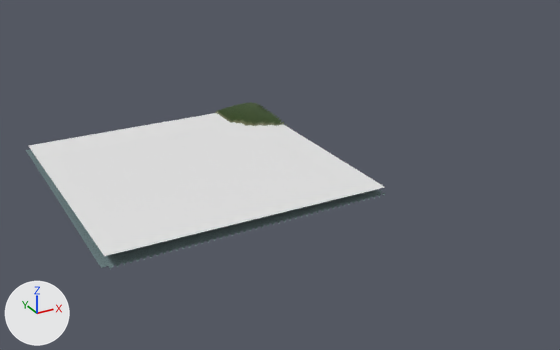
An edit to the glTF model eloria-assets/maps/continent-v2/suncoil/client/chunks/13_13/world.glb, drawn before and after from the same camera.
Before and after are seen from a camera (50 mm lens) standing at (182.5, -576.7, 107.8) and looking at (312.4, -340.6, -10.3). The lights are fixed; the arrows at lower left show +X, +Y and +Z. The older version comes first. Where no turn or scale is listed for an object, it has been applied to the vertices. Vertices at exactly the same position are counted once.

Objects in the first picture: 'AuthoredGround_suncoilBase_suncoil_13_13', 'Terrain_suncoil_13_13', 'Water_suncoil_13_13'.
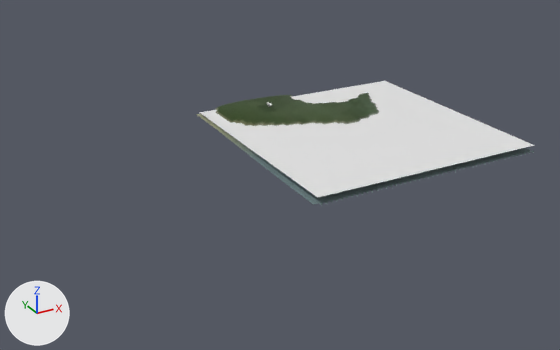
The change, as a diff of the scene's bpy script:
```diff
--- a/eloria-assets/maps/continent-v2/suncoil/client/chunks/13_13/world.glb.py
+++ b/eloria-assets/maps/continent-v2/suncoil/client/chunks/13_13/world.glb.py
@@ me_terrain_suncoil_13_13 @@
 # used by ob_terrain_suncoil_13_13; location = (-3631.0, 7961.0, 0.0)
-me_terrain_suncoil_13_13.from_pydata(...)  # 2401 vertices, 4608 faces; spans x 3861.0..3957.0, y -8347.0..-8251.0, z -4.0..2.3
+me_terrain_suncoil_13_13.from_pydata(...)  # 2401 vertices, 4608 faces; spans x 3933.0..4029.0, y -8343.0..-8247.0, z -2.7..2.3
+# me_terrain_suncoil_13_13 part 1: 2401 of 2401 vertices moved; they spanned x 3861.0..3957.0, y -8347.0..-8251.0, z -4.0..2.3 and now span x 3933.0..4029.0, y -8343.0..-8247.0, z -2.7..2.3; mean shift (72.0, 4.0, 1.1)
 me_terrain_suncoil_13_13.materials.append(mat_continental_ground)
@@ me_water_suncoil_13_13 @@
 # used by ob_water_suncoil_13_13; location = (-3631.0, 7961.0, 0.0)
-me_water_suncoil_13_13.from_pydata(...)  # 4 vertices, 2 faces; spans x 3862.0..3958.0, y -8348.0..-8252.0, z 0.0
+me_water_suncoil_13_13.from_pydata(...)  # 4 vertices, 2 faces; spans x 3934.0..4030.0, y -8344.0..-8248.0, z 0.0
+# me_water_suncoil_13_13 part 2: the whole mesh is moved by (72.0, 4.0, 0.0)
 me_water_suncoil_13_13.materials.append(mat_water_sea)
@@ me_authoredground_suncoilbase_suncoil_13_13 @@
 # used by ob_authoredground_suncoilbase_suncoil_13_13; location = (-3631.0, 7961.0, 0.0)
-me_authoredground_suncoilbase_suncoil_13_13.from_pydata(...)  # 2496 vertices, 4608 faces; spans x 3861.0..3959.0, y -8349.0..-8251.0, z -4.0..2.3
+me_authoredground_suncoilbase_suncoil_13_13.from_pydata(...)  # 2496 vertices, 4608 faces; spans x 3933.0..4031.0, y -8345.0..-8247.0, z -2.8..2.3
+# me_authoredground_suncoilbase_suncoil_13_13 part 3: 2496 of 2496 vertices moved; they spanned x 3861.0..3959.0, y -8349.0..-8251.0, z -4.0..2.3 and now span x 3933.0..4031.0, y -8345.0..-8247.0, z -2.8..2.3; mean shift (72.0, 4.0, 1.1)
+# me_authoredground_suncoilbase_suncoil_13_13 part 4: 1461 faces centred in x 3862.3..3957.7, y -8322.3..-8252.3, z -3.1..2.3 are repainted in the vertex colours; the middle colour goes from greyish cyan #788e90 to grey #8e9a8f
+# me_authoredground_suncoilbase_suncoil_13_13 part 5: 870 faces centred in x 3868.3..3937.7, y -8292.3..-8252.3, z -2.5..-0.8 are repainted in the vertex colours; the middle colour goes from greyish cyan #788e90 to dark green #455632
 me_authoredground_suncoilbase_suncoil_13_13.materials.append(mat_authored_suncoilbase)
```

Changed parts and their boxes [x1, y1, x2, y2] in the pictures (560 x 350 px; the box of a moved part takes in the faces that stretch with it):
'Water_suncoil_13_13', mesh moved: before [29, 113, 384, 256]; after [199, 81, 534, 197]
'AuthoredGround_suncoilBase_suncoil_13_13', reshaped (7% narrower, 32% shorter): before [27, 102, 386, 269]; after [199, 93, 534, 206]
'Terrain_suncoil_13_13', reshaped (mostly hidden): before [26, 102, 251, 267]; after [196, 95, 315, 204]
part 3 of me_authoredground_suncoilbase_suncoil_13_13, moved or reshaped: before [27, 102, 383, 269]; after [199, 93, 532, 206]
part 4 of me_authoredground_suncoilbase_suncoil_13_13, recoloured: before [27, 102, 287, 208]; after [199, 93, 379, 160]
part 5 of me_authoredground_suncoilbase_suncoil_13_13, recoloured (dark green): after [217, 93, 377, 125]
